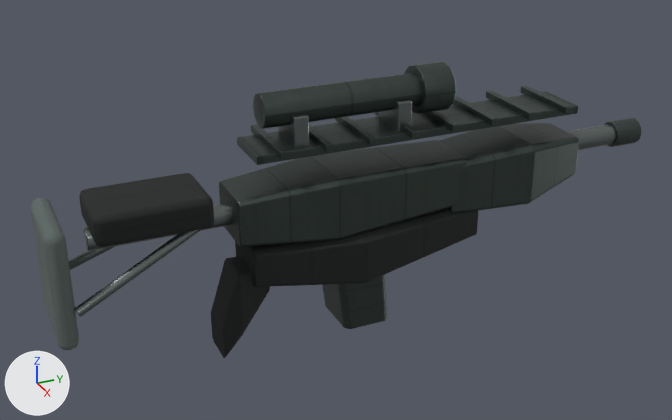
The glTF model public/assets/original/models/weapons/pass65-firearms/m14-ebr/m14-ebr-drop-lod0.glb, before and after one commit.
Camera for both pictures: a camera (50 mm lens) standing at (2.303, -1.227, 0.996) and looking at (-0.058, -0.165, -0.184). Lighting does not change. The marker at lower left points along +X, +Y and +Z. The first picture is the older version. Where no turn or scale is listed for an object, it has been applied to the vertices. Vertices at exactly the same position are counted once.

In view in the first picture: 'm14-ebr_DROP_LOD0_Runtime_magazine_MAT_Pass65_m14_ebr_Primary_PBR', 'm14-ebr_DROP_LOD0_Runtime_static_MAT_Pass65_m14_ebr_Gunmetal', 'm14-ebr_DROP_LOD0_Runtime_static_MAT_Pass65_m14_ebr_Polymer_PBR', 'm14-ebr_DROP_LOD0_Runtime_static_MAT_Pass65_m14_ebr_Primary_PBR', 'm14-ebr_DROP_LOD0_Runtime_static_MAT_Pass65_m14_ebr_Rubber'.
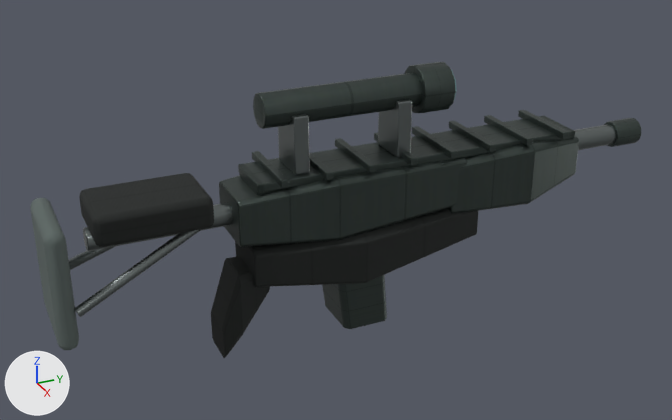
Changed parts and their boxes [x1, y1, x2, y2] in the pictures (672 x 420 px; the box of a moved part takes in the faces that stretch with it):
part 1 of me_m14ebr_action_drop_lod0_mesh, moved or reshaped (mostly hidden afterwards)
    before: [237, 92, 578, 165]
    after: [240, 156, 470, 195]
part 2 of me_m14ebr_action_drop_lod0_mesh, moved or reshaped
    before: [251, 124, 288, 160]
    after: [252, 151, 289, 188]
part 3 of me_m14ebr_action_drop_lod0_mesh, moved or reshaped
    before: [309, 125, 333, 152]
    after: [309, 152, 333, 180]
part 4 of me_m14ebr_action_drop_lod0_mesh, moved or reshaped
    before: [335, 117, 377, 145]
    after: [335, 138, 376, 173]
part 5 of me_m14ebr_action_drop_lod0_mesh, moved or reshaped
    before: [375, 112, 419, 139]
    after: [374, 133, 418, 166]
part 6 of me_m14ebr_action_drop_lod0_mesh, moved or reshaped
    before: [424, 111, 459, 132]
    after: [412, 126, 458, 159]
part 7 of me_m14ebr_action_drop_lod0_mesh, moved or reshaped
    before: [453, 96, 498, 126]
    after: [449, 121, 496, 152]
part 8 of me_m14ebr_action_drop_lod0_mesh, moved or reshaped
    before: [486, 91, 535, 120]
    after: [484, 115, 533, 146]
part 9 of me_m14ebr_action_drop_lod0_mesh, moved or reshaped
    before: [520, 86, 572, 114]
    after: [518, 110, 569, 139]
part 10 of me_m14ebr_action_drop_lod0_mesh, added
    after: [238, 116, 575, 193]

Edits to the bpy script that builds the scene:
```text
Change me_m14ebr_action_drop_lod0_mesh:
    used by ob_m14_ebr_drop_lod0_runtime_static_mat_pass65_m14_ebr_primary_pbr; location = (0.0, 0.193, -0.045)
    remove me_m14ebr_action_drop_lod0_mesh.from_pydata(...)  # 2332 vertices, 4592 faces; spans x -0.125..0.125, y -0.715..0.715, z -0.301..0.301
    add me_m14ebr_action_drop_lod0_mesh.from_pydata(...)  # 2428 vertices, 4780 faces; spans x -0.125..0.125, y -0.715..0.715, z -0.301..0.301
    me_m14ebr_action_drop_lod0_mesh part 1: the loose piece of 96 vertices spanning x -0.084..0.084, y -0.655..0.405, z 0.107..0.132 is scaled about its middle by (0.891, 1, 1.14), then moved by (0.0, 0.0, -0.105)
    me_m14ebr_action_drop_lod0_mesh part 2: the loose piece of 96 vertices spanning x -0.12..0.12, y -0.6..-0.578, z 0.126..0.148 is moved by (0.0, 0.0, -0.082)
    me_m14ebr_action_drop_lod0_mesh part 3: the loose piece of 96 vertices spanning x -0.12..0.12, y -0.467..-0.445, z 0.126..0.148 is moved by (0.0, 0.0, -0.082)
    me_m14ebr_action_drop_lod0_mesh part 4: the loose piece of 96 vertices spanning x -0.12..0.12, y -0.335..-0.313, z 0.126..0.148 is moved by (0.0, 0.0, -0.082)
    me_m14ebr_action_drop_lod0_mesh part 5: the loose piece of 96 vertices spanning x -0.12..0.12, y -0.202..-0.18, z 0.126..0.148 is moved by (0.0, 0.0, -0.082)
    me_m14ebr_action_drop_lod0_mesh part 6: the loose piece of 96 vertices spanning x -0.12..0.12, y -0.07..-0.048, z 0.126..0.148 is moved by (0.0, 0.0, -0.082)
    me_m14ebr_action_drop_lod0_mesh part 7: the loose piece of 96 vertices spanning x -0.12..0.12, y 0.063..0.085, z 0.126..0.148 is moved by (0.0, 0.0, -0.082)
    me_m14ebr_action_drop_lod0_mesh part 8: the loose piece of 96 vertices spanning x -0.12..0.12, y 0.195..0.217, z 0.126..0.148 is moved by (0.0, 0.0, -0.082)
    me_m14ebr_action_drop_lod0_mesh part 9: the loose piece of 96 vertices spanning x -0.12..0.12, y 0.328..0.35, z 0.126..0.148 is moved by (0.0, 0.0, -0.082)
    me_m14ebr_action_drop_lod0_mesh part 10: a new loose piece of 96 vertices spanning x -0.084..0.084, y -0.655..0.405, z 0.024..0.049, in mat_mat_pass65_m14_ebr_primary_pbr
```
